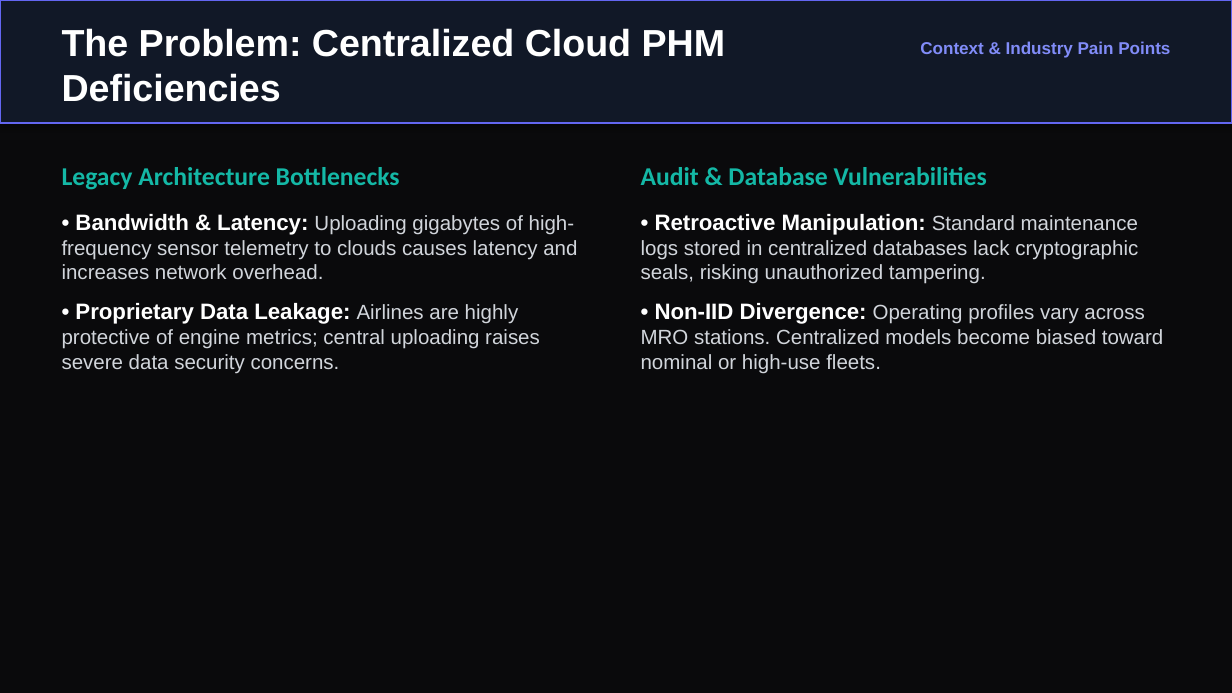
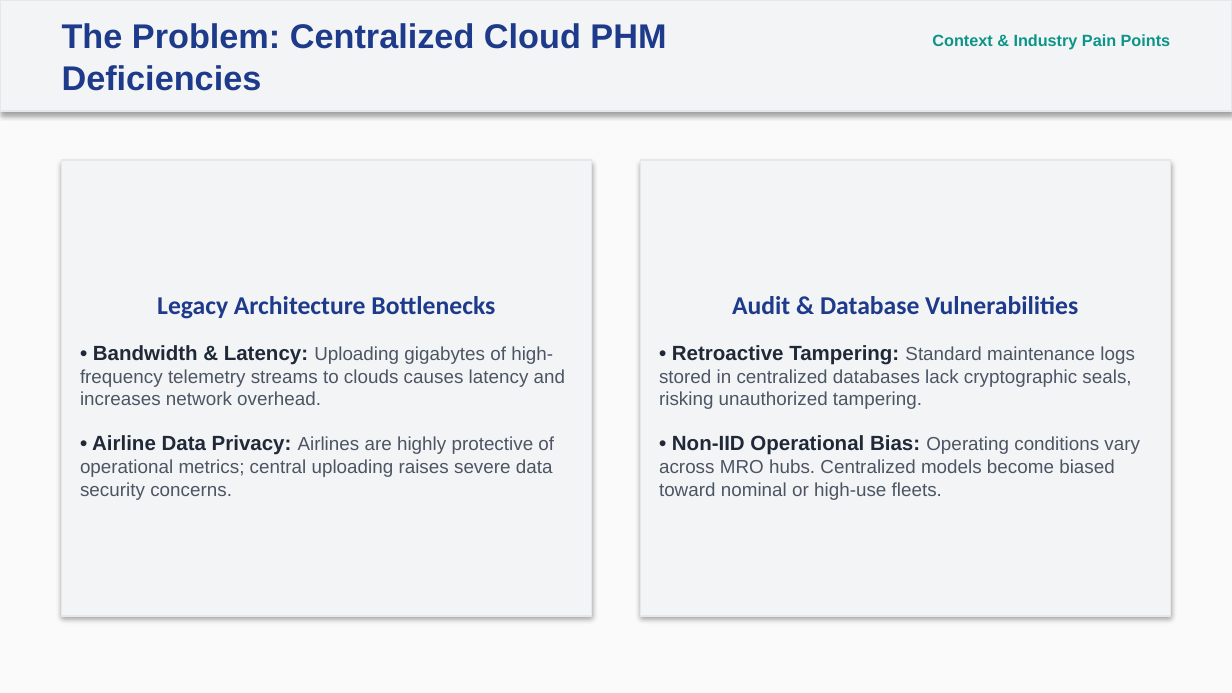
Before and after one commit to Shreeprasandh/sentinelMRO, a slide deck: slide 2 of documentation/SentinelMRO_Project_Presentation.pptx. Drawn at 1232x693 pixels with LibreOffice and Linux fonts; fonts in the diff are those of the drawing. Boxes give left, top, right and bottom in pixels: in the first picture for what was removed or moved away, otherwise in the second. Text is boxed around its words. In the diff, an @@ line names an element or a change of style, - is before the commit and + after.

```diff
--- a/documentation/SentinelMRO_Project_Presentation.pptx
+++ b/documentation/SentinelMRO_Project_Presentation.pptx
@@ background #0A0A0C to #FAFAFA @@
@@ rectangle resized from (x1=0, y1=0, x2=1232, y2=123) to (x1=0, y1=0, x2=1232, y2=111) @@
@@ rectangle at (x1=0, y1=0, x2=1232, y2=111): fill #111827 to #F3F4F6; outline #6366F1 1.5 pt to #E5E7EB 1 pt @@
@@ text "The Problem: Centralized Cloud PHM ..." at (x1=62, y1=23, x2=666, y2=91): size 22 to 20 pt, text colour #FFFFFF to #1E3A8A @@
@@ text "Context & Industry Pain Points" at (x1=932, y1=34, x2=1171, y2=50): size 10 to 9.5 pt, text colour #818CF8 to #0D9488 @@
@@ rectangle "Legacy Architecture Bottlenecks" resized from (x1=62, y1=167, x2=577, y2=374) to (x1=62, y1=160, x2=591, y2=616) @@
@@ rectangle "Legacy Architecture Bottlenecks" at (x1=62, y1=160, x2=591, y2=616): vertical alignment top to middle; fill none to #F3F4F6; outline none to #E5E7EB 0.75 pt; shadow on @@
@@ rectangle "Audit & Database Vulnerabilities" at (x1=641, y1=160, x2=1170, y2=616): vertical alignment top to middle; fill none to #F3F4F6; outline none to #E5E7EB 0.75 pt; shadow on @@
@@ rectangle "Audit & Database Vulnerabilities" resized from (x1=641, y1=167, x2=1164, y2=374) to (x1=641, y1=160, x2=1170, y2=616) @@
@@ text in rectangle at (x1=157, y1=296, x2=495, y2=319): text colour #14B8A6 to #1E3A8A in "Legacy Architecture Bottlenecks"; alignment left to centre; less space between paragraphs @@
@@ text in rectangle at (x1=732, y1=296, x2=1078, y2=314): text colour #14B8A6 to #1E3A8A in "Audit & Database Vulnerabilities"; alignment left to centre; less space between paragraphs @@
@@ text in rectangle at (x1=80, y1=345, x2=565, y2=500): text changed; size 12 to 11 pt; text colour #D1D5DB to #4B5563 @@
-• Bandwidth & Latency: Uploading gigabytes of high-frequency sensor telemetry to clouds causes latency and increases network overhead.
-• Proprietary Data Leakage: Airlines are highly protective of engine metrics; central uploading raises severe data security concerns.
+• Bandwidth & Latency: Uploading gigabytes of high-frequency telemetry streams to clouds causes latency and increases network overhead.
+• Airline Data Privacy: Airlines are highly protective of operational metrics; central uploading raises severe data security concerns.
@@ text in rectangle at (x1=659, y1=345, x2=1140, y2=500): text changed; size 12 to 11 pt; text colour #D1D5DB to #4B5563 @@
-• Retroactive Manipulation: Standard maintenance logs stored in centralized databases lack cryptographic seals, risking unauthorized tampering.
-• Non-IID Divergence: Operating profiles vary across MRO stations. Centralized models become biased toward nominal or high-use fleets.
+• Retroactive Tampering: Standard maintenance logs stored in centralized databases lack cryptographic seals, risking unauthorized tampering.
+• Non-IID Operational Bias: Operating conditions vary across MRO hubs. Centralized models become biased toward nominal or high-use fleets.
```
Also in this commit, not shown: 7 other slides changed, 1 slide added, 1 slide removed, 1 other file.
